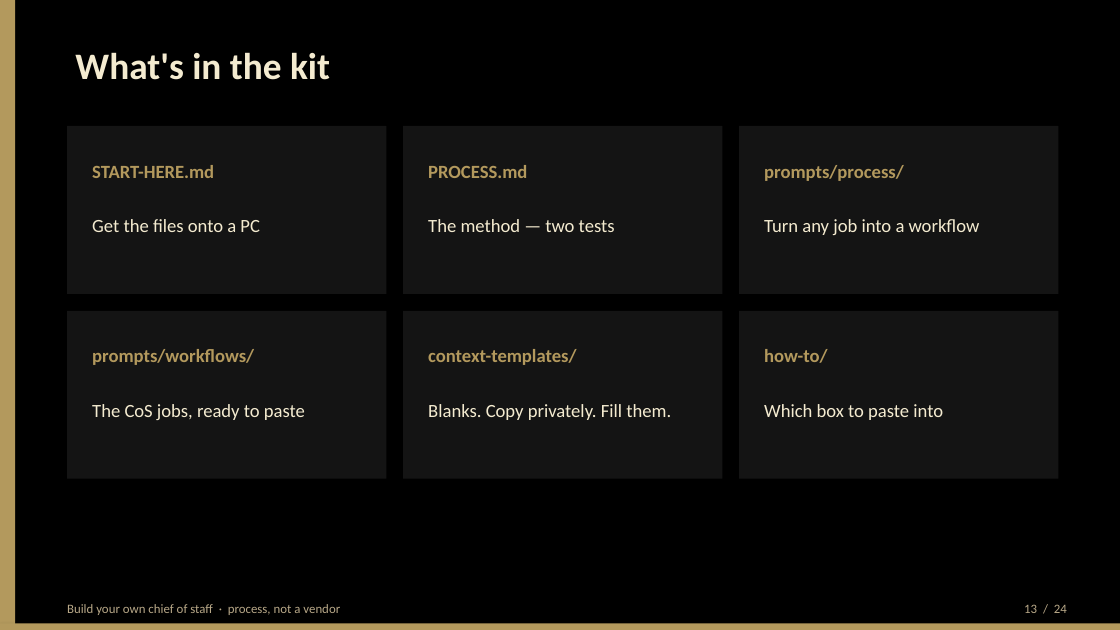
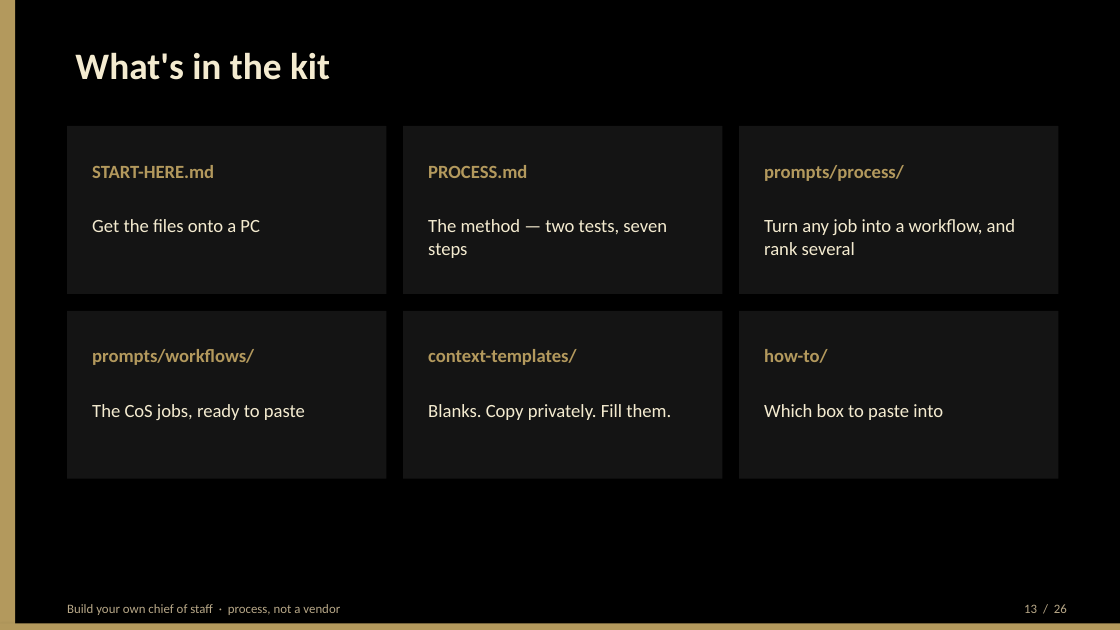
Before and after one commit to BittahCriminal/build-your-own-chief-of-staff, a slide deck: slide 13 of slides/building-your-own-chief-of-staff.pptx. Drawn at 1120x630 pixels with LibreOffice and Linux fonts; fonts in the diff are those of the drawing. Boxes give left, top, right and bottom in pixels: in the first picture for what was removed or moved away, otherwise in the second. Text is boxed around its words. In the diff, an @@ line names an element or a change of style, - is before the commit and + after.

```diff
--- a/slides/building-your-own-chief-of-staff.pptx
+++ b/slides/building-your-own-chief-of-staff.pptx
@@ text at (428, 219, 667, 258): text changed @@
-The method — two tests
+The method — two tests, seven steps
@@ text at (764, 219, 1015, 255): text changed @@
-Turn any job into a workflow
+Turn any job into a workflow, and rank several
@@ text at (1024, 604, 1067, 613): text changed @@
-13 / 24
+13 / 26
```
Also in this commit, not shown: 22 other slides changed, 3 slides added, 1 slide removed, 8 other files.
